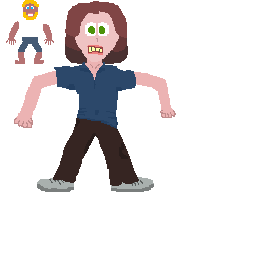
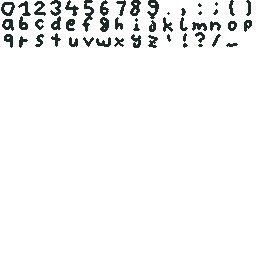
The second 256 x 256 image is a revision of the first. Changes to its layers:
showed "font", painted on it over (x1=1, y1=0, x2=252, y2=48)
hid "boss-hair" over (x1=65, y1=1, x2=127, y2=38)
hid "boss-face-pain" over (x1=87, y1=26, x2=105, y2=55)
hid "boss-face" over (x1=87, y1=26, x2=105, y2=50)
hid "boss-head" over (x1=74, y1=10, x2=120, y2=62)
hid "boss-shirt" over (x1=54, y1=62, x2=136, y2=129)
hid "boss-pants" over (x1=53, y1=118, x2=139, y2=186)
hid "boss-body" over (x1=14, y1=58, x2=176, y2=128)
hid "boss-hair-back" over (x1=65, y1=18, x2=128, y2=64)
hid "boss-shoes" over (x1=37, y1=177, x2=154, y2=192)
hid "human2" over (x1=6, y1=0, x2=54, y2=64)
